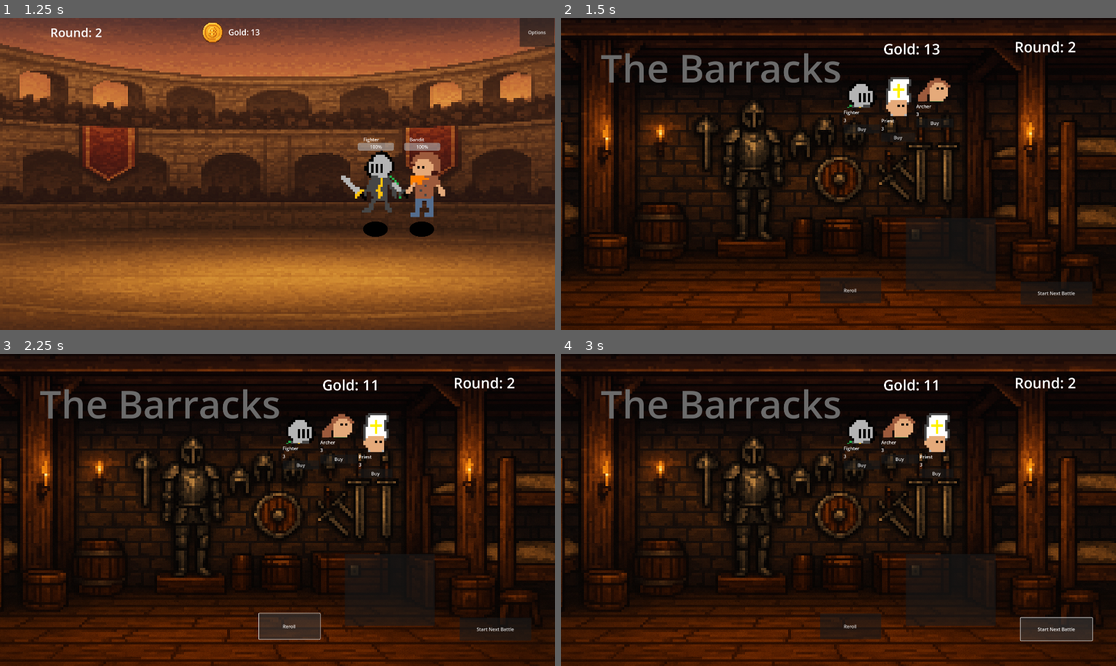
Above: before the commit, frames 1-4 (two rows, left to right).
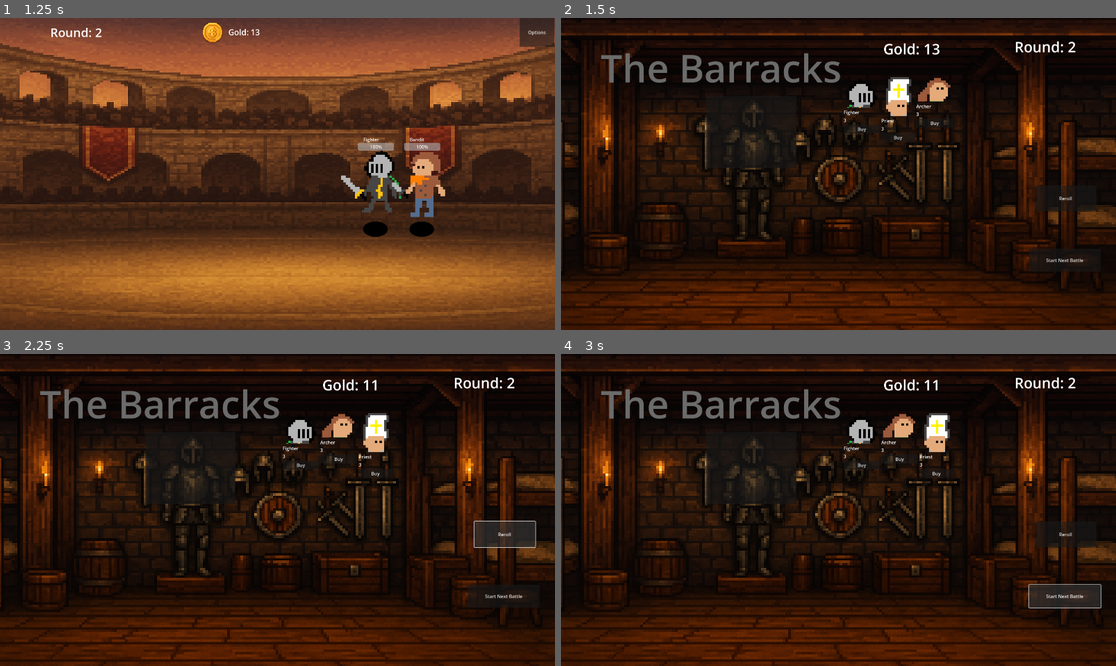
Above: after the commit, the same moments.

Repository: klaswell16/auto_battler
Game: Godot game, scene res://scenes/battle_scene.tscn
Same seed, same stepped clock (60 frames per second), same inputs: the game is played once before the commit and once after it. The engine's default icon, where the game draws it, is replaced by a stand-in: a white triangle on a blue panel in a dark square.
Inputs (mouse positions are in pixels of both pictures, inside the frame that each line leads up to):
- Up to frame 1 (1.25 s): move the mouse to (399, 158) at 0.52 s
- Up to frame 2 (1.5 s): click "Options" at 1.25 s
- Up to frame 3 (2.25 s): click "Reroll" at 2 s
- Up to frame 4 (3 s): click "Start Next Battle" at 2.75 s

Frame 1 is identical in both runs. In frame 2, 1.7% of the frame differs, in the area x 26-97%, y 27-92%; in frame 3, 3.0%; in frame 4, 3.6%, in the area x 26-98%, y 27-93%.

Commit message:
Add back stat viewing functionality and ambient music

Diff:
--- a/project.godot
+++ b/project.godot
@@ -18,6 +18,7 @@
 [autoload]
 
 BattleContext="*res://scripts/battle_context.gd"
+MusicManager="*res://scenes/MusicManager.tscn"
 
 [display]
 
--- /dev/null
+++ b/scenes/MusicManager.tscn
@@ -0,0 +1,8 @@
+[gd_scene load_steps=3 format=3 uid="uid://c3ak8l4bgifis"]
+
+[ext_resource type="Script" uid="uid://vlfq2enl5tl8" path="res://scripts/MusicManager.gd" id="1_mvbrv"]
+[ext_resource type="AudioStream" uid="uid://breb0a364tjxe" path="res://sounds/fantasy-medieval-ambient-237371.mp3" id="2_ppk7c"]
+
+[node name="MusicManager" type="Node2D"]
+script = ExtResource("1_mvbrv")
+main_theme = ExtResource("2_ppk7c")
--- a/scenes/Shop.tscn
+++ b/scenes/Shop.tscn
@@ -47,30 +47,30 @@
 offset_left = 978.0
 offset_top = 204.0
 offset_right = 1884.0
-offset_bottom = 496.0
+offset_bottom = 440.0
 
 [node name="RerollButton" type="Button" parent="."]
 layout_mode = 0
-offset_left = 896.0
-offset_top = 898.0
-offset_right = 1107.0
-offset_bottom = 987.0
+offset_left = 1641.0
+offset_top = 580.0
+offset_right = 1852.0
+offset_bottom = 669.0
 text = "Reroll"
 
 [node name="StartBattleButton" type="Button" parent="."]
 layout_mode = 0
-offset_left = 1590.0
-offset_top = 913.0
-offset_right = 1838.0
-offset_bottom = 992.0
+offset_left = 1619.0
+offset_top = 799.0
+offset_right = 1867.0
+offset_bottom = 878.0
 text = "Start Next Battle"
 
 [node name="OwnedContainer" type="HBoxContainer" parent="."]
 layout_mode = 0
-offset_left = 109.0
-offset_top = 357.0
-offset_right = 896.0
-offset_bottom = 717.0
+offset_left = 77.0
+offset_top = 563.0
+offset_right = 887.0
+offset_bottom = 923.0
 theme_override_constants/separation = 30
 
 [node name="BarracksLabel" type="RichTextLabel" parent="."]
@@ -85,10 +85,10 @@
 
 [node name="UnitInfoPanel" type="PanelContainer" parent="."]
 layout_mode = 0
-offset_left = 1193.0
-offset_top = 692.0
-offset_right = 1504.0
-offset_bottom = 941.0
+offset_left = 503.0
+offset_top = 270.0
+offset_right = 814.0
+offset_bottom = 519.0
 
 [node name="VBoxContainer" type="VBoxContainer" parent="UnitInfoPanel"]
 layout_mode = 2
--- /dev/null
+++ b/scripts/MusicManager.gd
@@ -0,0 +1,39 @@
+extends Node
+
+
+@export var main_theme: AudioStream  # set this in the Inspector
+
+var _player: AudioStreamPlayer
+
+func _ready() -> void:
+	# Create the audio player once
+	_player = AudioStreamPlayer.new()
+	add_child(_player)
+
+	# Optional: route through "Music" bus if you have one
+	_player.bus = "Music"
+
+	# Loop the track
+	_player.stream = main_theme
+	_player.autoplay = false
+	_player.finished.connect(_on_track_finished)
+
+	# Start playing immediately
+	if main_theme:
+		_player.play()
+
+func _on_track_finished() -> void:
+	# Simple looping
+	_player.play()
+
+func play() -> void:
+	if _player and not _player.playing:
+		_player.play()
+
+func stop() -> void:
+	if _player and _player.playing:
+		_player.stop()
+
+func set_volume(db: float) -> void:
+	if _player:
+		_player.volume_db = db
--- a/scripts/shop.gd
+++ b/scripts/shop.gd
@@ -56,10 +56,14 @@
 		slots_container.add_child(slot)
 		slot.set_offer(data)
 
-		# signal now passes the slot too
+
 		slot.buy_pressed.connect(_on_slot_buy_pressed)
 
+		slot.mouse_entered.connect(_on_shop_slot_mouse_entered.bind(data))
+		slot.mouse_exited.connect(_on_shop_slot_mouse_exited)
+
 		current_slots.append(slot)
+
 
 
 func _on_shop_slot_mouse_entered(data: ChampionData) -> void:
Not shown, added: scripts/MusicManager.gd.uid
Not shown, added: sounds/fantasy-medieval-ambient-237371.mp3.import
Not shown, added: sounds/fantasy-medieval-ambient-237371.mp3
